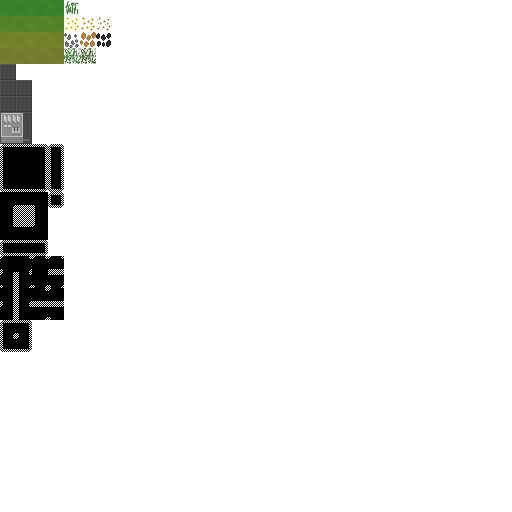
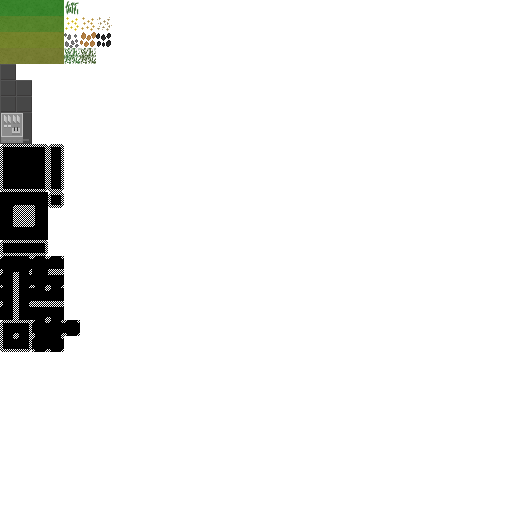
Comparing the layer stacks of the two 512x512 images. Changes:
hid "fog" (1st of 5), painted on it over bbox(32, 320, 80, 352)
added layer "fog" (5th of 5) above "Factory" over bbox(32, 320, 80, 352)
painted on "grass_dead_2" over bbox(32, 320, 80, 352)
painted on "grass_pollution_stage_2_2" over bbox(32, 320, 80, 352)
painted on "grass_pollution_stage_1_2" over bbox(32, 320, 80, 352)
